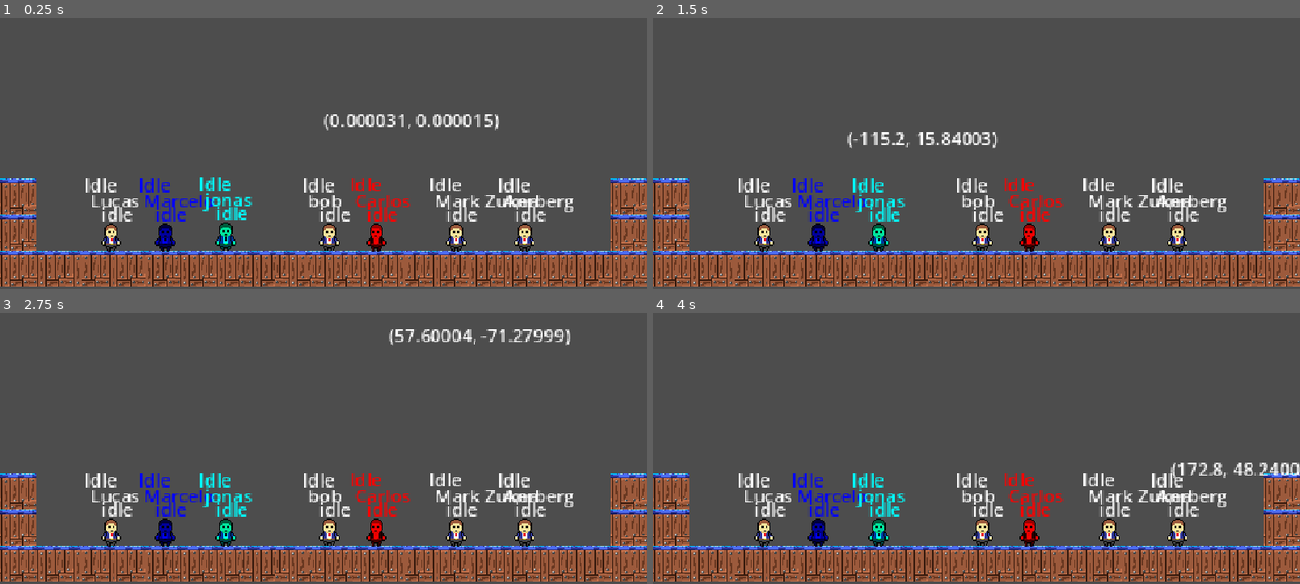
Above: before the commit, frames 1-4 (two rows, left to right).
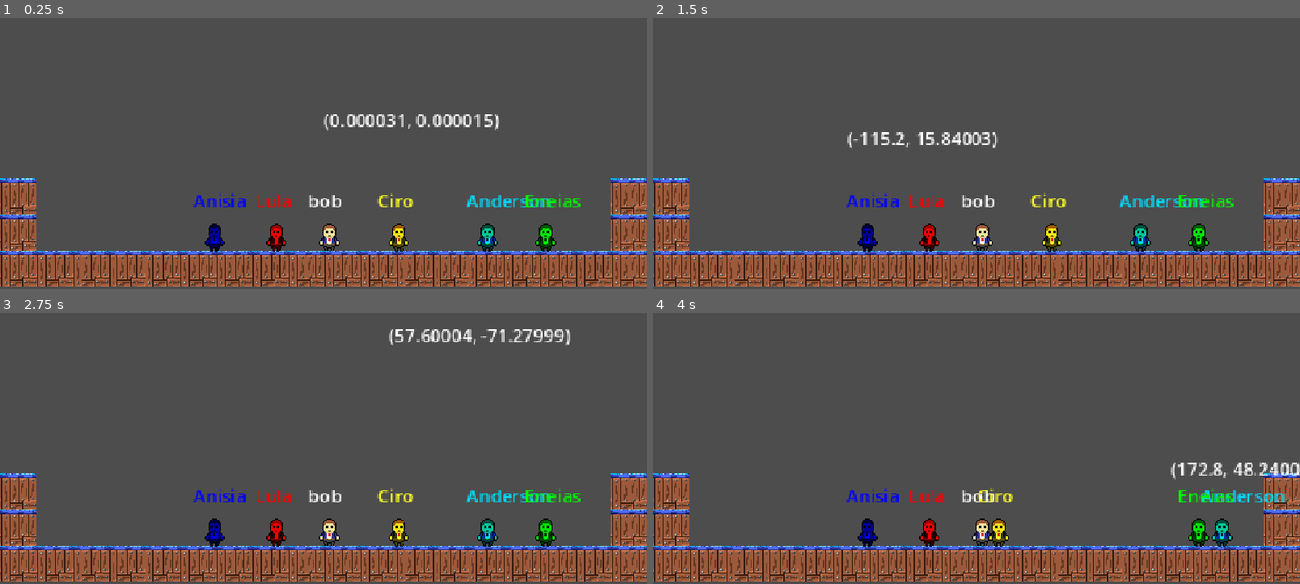
Above: after the commit, the same moments.

Repository: AliceJDauphin/nao_morra_sa
Game: Godot game, scene res://node/main.tscn
The game is run twice, just before and just after one commit, with the same random seed, the same clock (stepped at 60 frames per second) and the same inputs.
Inputs (mouse positions are in pixels of both pictures, inside the frame that each line leads up to):
- Up to frame 1 (0.25 s): no input
- Up to frame 2 (1.5 s): move the mouse to (1118, 88) at 0.52 s; tap Enter at 1.25 s; move the mouse to (847, 126) at 1.27 s
- Up to frame 3 (2.75 s): tap Space at 2 s; move the mouse to (388, 321) at 2.02 s
- Up to frame 4 (4 s): tap Enter at 2.75 s; move the mouse to (944, 475) at 2.77 s; move the mouse to (1170, 456) at 3.52 s

The runs differ from the first frame. In frame 1, 5.8% of the frame differs, in the area x 13-90%, y 58-87%; in frame 2, 5.8%; in frame 3, 5.8%; in frame 4, 6.0%, in the area x 13-98%, y 59-87%.

Commit message:
Add files via upload

Diff:
--- /dev/null
+++ b/node/controller/States/npc/danger.tscn
@@ -0,0 +1,6 @@
+[gd_scene format=3 uid="uid://cxyjngkbgds2e"]
+
+[ext_resource type="Script" uid="uid://csnabmcxjuhsb" path="res://scripts/controller/State/npc/danger.gd" id="1_45ej1"]
+
+[node name="Danger" type="Node" unique_id=293294459]
+script = ExtResource("1_45ej1")
--- /dev/null
+++ b/node/controller/States/npc/idle.tscn
@@ -0,0 +1,12 @@
+[gd_scene format=3 uid="uid://28x320tv63h5"]
+
+[ext_resource type="Script" uid="uid://i30n0raylqd" path="res://scripts/controller/State/npc/idle.gd" id="1_sjwyc"]
+
+[node name="Idle" type="Node" unique_id=1830976867 node_paths=PackedStringArray("timer")]
+script = ExtResource("1_sjwyc")
+timer = NodePath("Timer")
+
+[node name="Timer" type="Timer" parent="." unique_id=645676204]
+one_shot = true
+
+[connection signal="timeout" from="Timer" to="." method="_on_timer_timeout"]
--- /dev/null
+++ b/node/controller/States/npc/resting.tscn
@@ -0,0 +1,12 @@
+[gd_scene format=3 uid="uid://c63ve0nyq3spr"]
+
+[ext_resource type="Script" uid="uid://cp0mc73rdfv7j" path="res://scripts/controller/State/npc/resting.gd" id="1_dp2xh"]
+
+[node name="Resting" type="Node" unique_id=1482198425 node_paths=PackedStringArray("timer")]
+script = ExtResource("1_dp2xh")
+timer = NodePath("Timer")
+
+[node name="Timer" type="Timer" parent="." unique_id=919544779]
+one_shot = true
+
+[connection signal="timeout" from="Timer" to="." method="_on_timer_timeout"]
--- /dev/null
+++ b/node/controller/States/props/Attacking.tscn
@@ -0,0 +1,7 @@
+[gd_scene format=3 uid="uid://dnd2ycvpn84b1"]
+
+[ext_resource type="Script" uid="uid://cwxai0ad76t5e" path="res://scripts/controller/State/props/attacking.gd" id="1_4n3qp"]
+
+[node name="Attacking" type="Node" unique_id=1073754779]
+script = ExtResource("1_4n3qp")
+metadata/_custom_type_script = "uid://7n6o4atq4egq"
--- /dev/null
+++ b/node/controller/States/props/Chasing.tscn
@@ -0,0 +1,7 @@
+[gd_scene format=3 uid="uid://v8m5ncca3njc"]
+
+[ext_resource type="Script" uid="uid://bl0ihmoxc8jsf" path="res://scripts/controller/State/props/chasing.gd" id="1_krihd"]
+
+[node name="Chasing" type="Node" unique_id=416708306]
+script = ExtResource("1_krihd")
+metadata/_custom_type_script = "uid://7n6o4atq4egq"
--- /dev/null
+++ b/node/controller/States/props/Deactivated.tscn
@@ -0,0 +1,7 @@
+[gd_scene format=3 uid="uid://duvlc2w0kcpps"]
+
+[ext_resource type="Script" uid="uid://btxruwcx71xrh" path="res://scripts/controller/State/props/deactivated.gd" id="1_beb0o"]
+
+[node name="Deactivated" type="Node" unique_id=1458223445]
+script = ExtResource("1_beb0o")
+metadata/_custom_type_script = "uid://7n6o4atq4egq"
--- /dev/null
+++ b/node/controller/States/props/Idle.tscn
@@ -0,0 +1,7 @@
+[gd_scene format=3 uid="uid://bt16fw5cdaahe"]
+
+[ext_resource type="Script" uid="uid://030qloe5apb1" path="res://scripts/controller/State/props/idle.gd" id="1_43y1k"]
+
+[node name="Idle" type="Node" unique_id=1338458777]
+script = ExtResource("1_43y1k")
+metadata/_custom_type_script = "uid://7n6o4atq4egq"
--- a/node/npc/bob.tscn
+++ b/node/npc/bob.tscn
@@ -5,9 +5,9 @@
 [ext_resource type="Texture2D" uid="uid://dtdds3m1175ks" path="res://assets/bob_resting.png" id="2_2uqb0"]
 [ext_resource type="Texture2D" uid="uid://b3uvv3n7tvn3a" path="res://assets/death.png" id="2_rfq0m"]
 [ext_resource type="PackedScene" uid="uid://xiv61qf0y03t" path="res://node/controller/state_machine.tscn" id="4_bgibx"]
-[ext_resource type="PackedScene" uid="uid://28x320tv63h5" path="res://node/controller/States/idle.tscn" id="5_4asbw"]
-[ext_resource type="PackedScene" uid="uid://c63ve0nyq3spr" path="res://node/controller/States/resting.tscn" id="5_qqnsf"]
-[ext_resource type="PackedScene" uid="uid://cxyjngkbgds2e" path="res://node/controller/States/danger.tscn" id="6_4asbw"]
+[ext_resource type="PackedScene" uid="uid://28x320tv63h5" path="res://node/controller/States/npc/idle.tscn" id="5_4asbw"]
+[ext_resource type="PackedScene" uid="uid://c63ve0nyq3spr" path="res://node/controller/States/npc/resting.tscn" id="5_qqnsf"]
+[ext_resource type="PackedScene" uid="uid://cxyjngkbgds2e" path="res://node/controller/States/npc/danger.tscn" id="6_4asbw"]
 
 [sub_resource type="CircleShape2D" id="CircleShape2D_fy6sf"]
 radius = 31.0
@@ -380,7 +380,6 @@
 [sub_resource type="AnimationNodeStateMachineTransition" id="AnimationNodeStateMachineTransition_s6hby"]
 advance_mode = 2
 advance_condition = &"chatting"
-advance_expression = "chatting == true"
 
 [sub_resource type="AnimationNodeStateMachineTransition" id="AnimationNodeStateMachineTransition_276ds"]
 switch_mode = 2
@@ -394,20 +393,18 @@
 break_loop_at_end = true
 advance_mode = 2
 advance_condition = &"idle"
-advance_expression = "idle == true"
 
 [sub_resource type="AnimationNodeStateMachineTransition" id="AnimationNodeStateMachineTransition_31wec"]
 advance_mode = 2
+advance_condition = &"idle"
 
 [sub_resource type="AnimationNodeStateMachineTransition" id="AnimationNodeStateMachineTransition_doxrd"]
 advance_mode = 2
 advance_condition = &"resting"
-advance_expression = "resting == true"
 
 [sub_resource type="AnimationNodeStateMachineTransition" id="AnimationNodeStateMachineTransition_m2s4m"]
 advance_mode = 2
 advance_condition = &"idle"
-advance_expression = "idle == true"
 
 [sub_resource type="AnimationNodeStateMachineTransition" id="AnimationNodeStateMachineTransition_buaie"]
 switch_mode = 2
@@ -438,7 +435,7 @@
 states/stop_resting/node = SubResource("AnimationNodeAnimation_276ds")
 states/stop_resting/position = Vector2(332, 223)
 transitions = ["idle", "start_chatting", SubResource("AnimationNodeStateMachineTransition_s6hby"), "start_chatting", "c …(703 unchanged characters)…
-graph_offset = Vector2(-82, -39)
+graph_offset = Vector2(-14, -103)
 
 [node name="bob" type="CharacterBody2D" unique_id=308532082 node_paths=PackedStringArray("State_machine", "npc_detector", "sprite", "animation")]
 collision_layer = 2
@@ -489,7 +486,7 @@
 anim_player = NodePath("../AnimationPlayer")
 parameters/conditions/chatting = false
 parameters/conditions/dead = false
-parameters/conditions/idle = true
+parameters/conditions/idle = false
 parameters/conditions/resting = false
 
 [node name="State_machine" parent="." unique_id=27953710 node_paths=PackedStringArray("current_state") instance=ExtResource("4_bgibx")]
@@ -515,6 +512,7 @@
 text = "Anus"
 
 [node name="Label2" type="Label" parent="." unique_id=1852862587]
+visible = false
 offset_left = -9.0
 offset_top = -33.0
 offset_right = 10.0
@@ -522,6 +520,7 @@
 text = "cu"
 
 [node name="Label3" type="Label" parent="." unique_id=135884014]
+visible = false
 offset_left = -24.0
 offset_top = -59.0
 offset_right = 27.0
--- a/node/props/Pc_bomba.tscn
+++ b/node/props/Pc_bomba.tscn
@@ -1,6 +1,12 @@
 [gd_scene format=3 uid="uid://lwq23tl65m1t"]
 
 [ext_resource type="Texture2D" uid="uid://47pnnahuthpb" path="res://assets/pc-bomba-sheet.png" id="1_6a1wo"]
+[ext_resource type="Script" uid="uid://cpf0jufj54mp0" path="res://scripts/props/pc_bomba.gd" id="1_kn0le"]
+[ext_resource type="PackedScene" uid="uid://xiv61qf0y03t" path="res://node/controller/state_machine.tscn" id="2_wh2s3"]
+[ext_resource type="PackedScene" uid="uid://dnd2ycvpn84b1" path="res://node/controller/States/props/Attacking.tscn" id="4_2akck"]
+[ext_resource type="PackedScene" uid="uid://v8m5ncca3njc" path="res://node/controller/States/props/Chasing.tscn" id="5_fhpua"]
+[ext_resource type="PackedScene" uid="uid://duvlc2w0kcpps" path="res://node/controller/States/props/Deactivated.tscn" id="6_174jl"]
+[ext_resource type="PackedScene" uid="uid://bt16fw5cdaahe" path="res://node/controller/States/props/Idle.tscn" id="7_xaado"]
 
 [sub_resource type="AtlasTexture" id="AtlasTexture_wh2s3"]
 atlas = ExtResource("1_6a1wo")
@@ -172,11 +178,17 @@
 [sub_resource type="CircleShape2D" id="CircleShape2D_d55mp"]
 radius = 11.0
 
-[node name="Pc-bomba" type="StaticBody2D" unique_id=885221228]
+[node name="Pc-bomba" type="StaticBody2D" unique_id=885221228 node_paths=PackedStringArray("State_machine", "npc_detector", "attack_area", "sprite", "animation")]
+script = ExtResource("1_kn0le")
+State_machine = NodePath("State_machine")
+npc_detector = NodePath("Vision_area")
+attack_area = NodePath("Attack_area")
+sprite = NodePath("sprite")
+animation = NodePath("AnimationTree")
 
 [node name="sprite" type="AnimatedSprite2D" parent="." unique_id=1216958014]
 sprite_frames = SubResource("SpriteFrames_fy6sf")
-animation = &"idle"
+animation = &"attacking"
 
 [node name="Vision_area" type="Area2D" parent="." unique_id=68736869]
 
@@ -188,3 +200,18 @@
 [node name="collision_area" type="CollisionShape2D" parent="Attack_area" unique_id=1512130279]
 shape = SubResource("CircleShape2D_d55mp")
 debug_color = Color(0.9973237, 0, 0.1782021, 0.41960785)
+
+[node name="AnimationPlayer" type="AnimationPlayer" parent="." unique_id=771902589]
+
+[node name="AnimationTree" type="AnimationTree" parent="." unique_id=1087243629]
+
+[node name="State_machine" parent="." unique_id=27953710 node_paths=PackedStringArray("current_state") instance=ExtResource("2_wh2s3")]
+current_state = NodePath("Idle")
+
+[node name="Attacking" parent="State_machine" unique_id=1073754779 instance=ExtResource("4_2akck")]
+
+[node name="Chasing" parent="State_machine" unique_id=416708306 instance=ExtResource("5_fhpua")]
+
+[node name="Deactivated" parent="State_machine" unique_id=1458223445 instance=ExtResource("6_174jl")]
+
+[node name="Idle" parent="State_machine" unique_id=1338458777 instance=ExtResource("7_xaado")]
--- a/node/scene/fase_teste.tscn
+++ b/node/scene/fase_teste.tscn
@@ -41,23 +41,22 @@
 script = ExtResource("4_1mqk8")
 metadata/_edit_use_anchors_ = true
 
-[node name="Carlos" parent="." unique_id=1044134369 instance=ExtResource("1_j861m")]
+[node name="Anisia" parent="." unique_id=234619776 instance=ExtResource("1_j861m")]
+modulate = Color(0, 0, 1, 1)
+position = Vector2(-97, 112)
+
+[node name="Ciro" parent="." unique_id=1780127801 instance=ExtResource("1_j861m")]
+modulate = Color(1, 1, 0.14509805, 1)
+position = Vector2(67, 109)
+
+[node name="Anderson" parent="." unique_id=1842739890 instance=ExtResource("1_j861m")]
+modulate = Color(0, 0.8666667, 1, 1)
+position = Vector2(146, 106)
+
+[node name="Lula" parent="." unique_id=351997388 instance=ExtResource("1_j861m")]
 modulate = Color(1, 0, 0, 1)
-position = Vector2(47, 104)
+position = Vector2(-42, 106)
 
-[node name="Marcelo" parent="." unique_id=1223018744 instance=ExtResource("1_j861m")]
-modulate = Color(0, 0, 1, 1)
-position = Vector2(-141, 100)
-
-[node name="jonas" parent="." unique_id=1698490861 instance=ExtResource("1_j861m")]
-modulate = Color(0, 1, 1, 1)
-position = Vector2(-87, 91)
-
-[node name="Lucas" parent="." unique_id=1316162233 instance=ExtResource("1_j861m")]
-position = Vector2(-189, 94)
-
-[node name="Ana" parent="." unique_id=626534408 instance=ExtResource("1_j861m")]
-position = Vector2(179, 98)
-
-[node name="Mark Zukerberg" parent="." unique_id=2059957473 instance=ExtResource("1_j861m")]
-position = Vector2(118, 101)
+[node name="Eneias" parent="." unique_id=1451393399 instance=ExtResource("1_j861m")]
+modulate = Color(0, 1, 0, 1)
+position = Vector2(198, 108)
--- /dev/null
+++ b/scripts/controller/State/npc/danger.gd
@@ -0,0 +1,13 @@
+extends State
+
+func enter():
+	pass
+
+func exit():
+	pass
+
+func update(delta):
+	pass
+
+func physics_update(delta):
+	pass
--- /dev/null
+++ b/scripts/controller/State/npc/idle.gd
@@ -0,0 +1,64 @@
+extends State
+
+@export var timer : Timer
+@export var parent : State_machine
+@export var npc : NPC
+@onready var SPEED := npc.SPEED
+@export var rest : State
+
+var pos_final : Vector2
+var bonk : float = false
+var distance : float
+var speed : int
+
+func enter():
+	npc.animation['parameters/conditions/idle'] = true
+	timer.start(randi_range(3,10))
+	pass
+
+func exit():
+	npc.animation['parameters/conditions/idle'] = false
+	npc.velocity.x = 0
+	pass
+
+func update(delta):
+	pass
+
+func physics_update(delta):
+	if abs(npc.global_position.distance_to(pos_final)) > 10 && !bonk:
+		npc.velocity.x = speed * npc.direction
+		#print()
+		if npc.wall_check() == -npc.direction:
+			bonk = true
+	else:
+		##print("parei :) ")
+		npc.velocity.x = 0
+	pass
+
+func _on_timer_timeout() -> void:
+	if randi_range(1,3) >= 3:
+		if rest:
+			var close_npc :Array = npc.npc_check()
+			if close_npc.size() == 1:
+				var chat_time = randi_range(npc.min_chat_time,npc.max_chat_time)
+				for bob in close_npc:
+					if bob != npc:
+						bob.emit_signal("start_chatting", npc, chat_time)
+				npc.emit_signal("start_chatting", close_npc.pick_random(), chat_time)
+			else:
+				var rest_time = randi_range(npc.min_rest_time,npc.max_rest_time)
+				npc.rest_time = rest_time
+				parent.change_state(rest)
+	else:
+		var wall_check = npc.wall_check()
+		distance = randi_range(50,100)
+		#print(wall_check)
+		if wall_check != 0:
+			npc.direction = wall_check
+		else:
+			npc.direction = [1,-1].pick_random()
+		pos_final = Vector2(npc.position.x + (npc.direction * distance), npc.position.y)
+		speed = npc.SPEED * npc.SPEED_MOD.pick_random()
+		bonk = false
+		timer.start(randi_range(3,10))
+	pass # Replace with function body.
--- /dev/null
+++ b/scripts/controller/State/npc/resting.gd
@@ -0,0 +1,37 @@
+extends State
+
+@export var parent : State_machine
+@export var idle : State
+
+@export var npc : NPC
+
+@export var timer : Timer
+
+func enter():
+	if npc.friend == null:
+		timer.start(npc.rest_time)
+		npc.animation['parameters/conditions/resting'] = true
+	else:
+		npc.animation['parameters/conditions/chatting'] = true
+		timer.start(npc.talking_time)
+		#print(npc.position.direction_to(npc.friend.position).x)
+		npc.direction = npc.position.direction_to(npc.friend.position).x / abs(npc.position.direction_to(npc.friend.position).x)
+
+	#print(time)
+
+func exit():
+	npc.friend = null
+	npc.talking_time = 0
+	npc.animation['parameters/conditions/chatting'] = false
+	npc.animation['parameters/conditions/resting'] = false
+	pass
+
+func update(delta):
+	pass
+
+func physics_update(delta):
+	pass
+
+func _on_timer_timeout() -> void:
+	parent.change_state(idle)
+	pass # Replace with function body.
--- /dev/null
+++ b/scripts/controller/State/props/attacking.gd
@@ -0,0 +1,13 @@
+extends State
+
+func enter():
+	pass
+
+func exit():
+	pass
+
+func update(delta):
+	pass
+
+func physics_update(delta):
+	pass
--- /dev/null
+++ b/scripts/controller/State/props/chasing.gd
@@ -0,0 +1,13 @@
+extends State
+
+func enter():
+	pass
+
+func exit():
+	pass
+
+func update(delta):
+	pass
+
+func physics_update(delta):
+	pass
--- /dev/null
+++ b/scripts/controller/State/props/deactivated.gd
@@ -0,0 +1,13 @@
+extends State
+
+func enter():
+	pass
+
+func exit():
+	pass
+
+func update(delta):
+	pass
+
+func physics_update(delta):
+	pass
--- /dev/null
+++ b/scripts/controller/State/props/idle.gd
@@ -0,0 +1,13 @@
+extends State
+
+func enter():
+	pass
+
+func exit():
+	pass
+
+func update(delta):
+	pass
+
+func physics_update(delta):
+	pass
--- a/scripts/npc/bob.gd
+++ b/scripts/npc/bob.gd
@@ -32,7 +32,6 @@
 	$Label.text = str(name)
 	$Label2.text = animation.get('parameters/playback').get_current_node()
 	$Label3.text = State_machine.current_state.name
-	##print(animation['parameters/conditions/chatting'])
 	State_machine.process(delta)
 
 func _physics_process(delta: float) -> void:
--- /dev/null
+++ b/scripts/props/pc_bomba.gd
@@ -0,0 +1,36 @@
+extends StaticBody2D
+
+@export_group("Nodes ")
+@export var State_machine : State_machine
+@export var npc_detector : Area2D
+@export var attack_area : Area2D
+@export var sprite : AnimatedSprite2D
+@export var animation : AnimationTree
+
+@export_group("Stats")
+@export var SPEED : float
+@export var SPEED_MOD : Array[float]
+@export var MIN_FALL_DAMAGE : float
+@export_subgroup("Timers")
+@export var max_rest_time : int
+@export var min_rest_time : int
+@export var max_chat_time : int
+@export var min_chat_time : int
+
+
+func _ready() -> void:
+	State_machine.ready()
+
+func _process(delta: float) -> void:
+	State_machine.process(delta)
+
+func _physics_process(delta: float) -> void:
+	State_machine.physics_process(delta)
+
+func npc_check():
+	var close_npc = $npc_detector.get_overlapping_bodies()
+	for bob in close_npc:
+				if bob == self:
+					close_npc.erase(bob)
+
+	return close_npc
Not shown, added: scripts/controller/State/npc/danger.gd.uid
Not shown, added: scripts/controller/State/npc/idle.gd.uid
Not shown, added: scripts/controller/State/npc/resting.gd.uid
Not shown, added: scripts/controller/State/props/attacking.gd.uid
Not shown, added: scripts/controller/State/props/chasing.gd.uid
Not shown, added: scripts/controller/State/props/deactivated.gd.uid
Not shown, added: scripts/controller/State/props/idle.gd.uid
Not shown, added: scripts/props/pc_bomba.gd.uid
